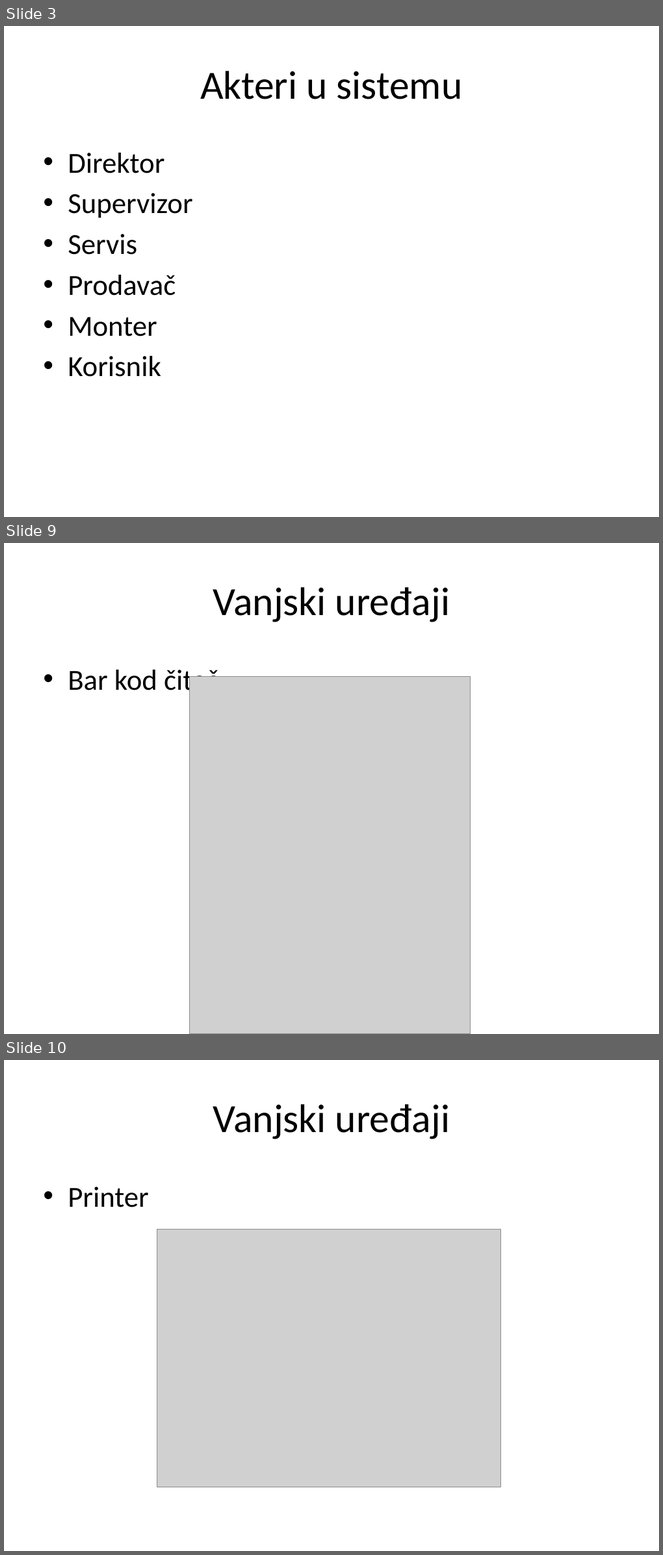
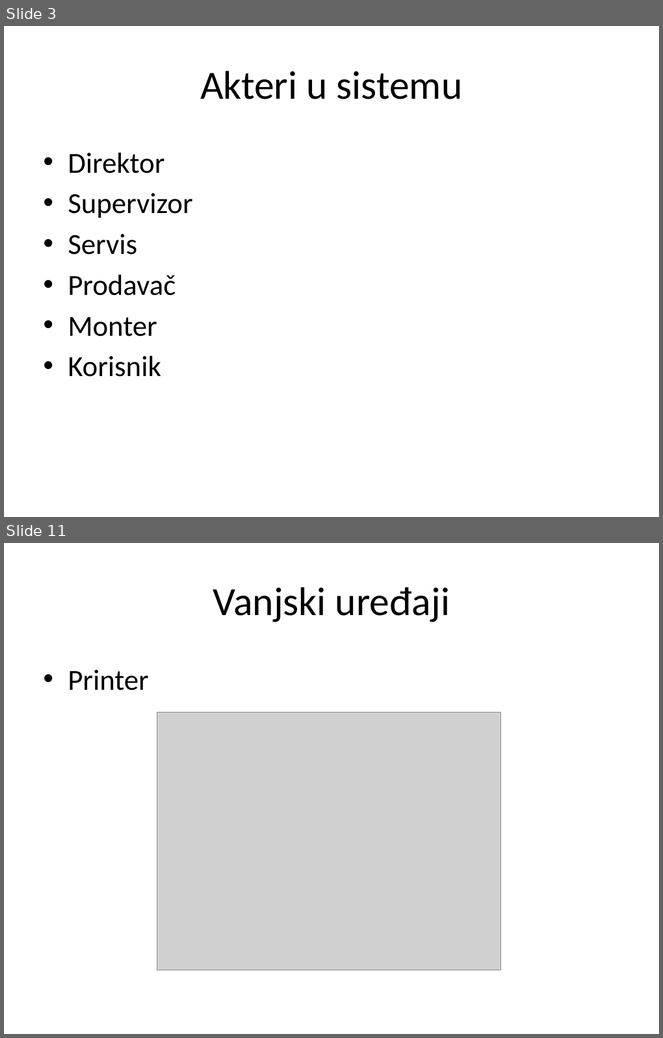
Before and after one commit to ooad-2014-2015/HeritageDev, a slide deck: Prezentacija.pptx. Shown one above the other, each under a label of ours: slides 3, 9 and 10 before the commit, slides 3 and 11 after it; the slides between them are not shown. The pictures are 663x1555 and 663x1038 pixels, drawn with LibreOffice and Linux fonts; fonts in the diff are those of the drawing; grey boxes stand for pictures; background and template pictures are left out. Boxes give left, top, right and bottom in pixels: in the first picture for what was removed or moved away, otherwise in the second. Text is boxed around its words. In the diff, an @@ line names an element or a change of style, - is before the commit and + after.

```diff
--- a/Prezentacija.pptx
+++ b/Prezentacija.pptx
@@ slide 9 removed at <box>4,543,659,1034</box>, background picture (left out) @@
@@ title removed at <box>213,587,450,622</box> @@
-Vanjski uređaji
@@ text removed at <box>68,670,218,698</box> @@
-• Bar kod čitač
@@ picture removed at <box>189,676,470,1034</box> @@
@@ what was slide 10 is now slide 11 @@
```
Also in this commit, not shown: 5 slides changed, 7 slides added, 1 other slide removed.
